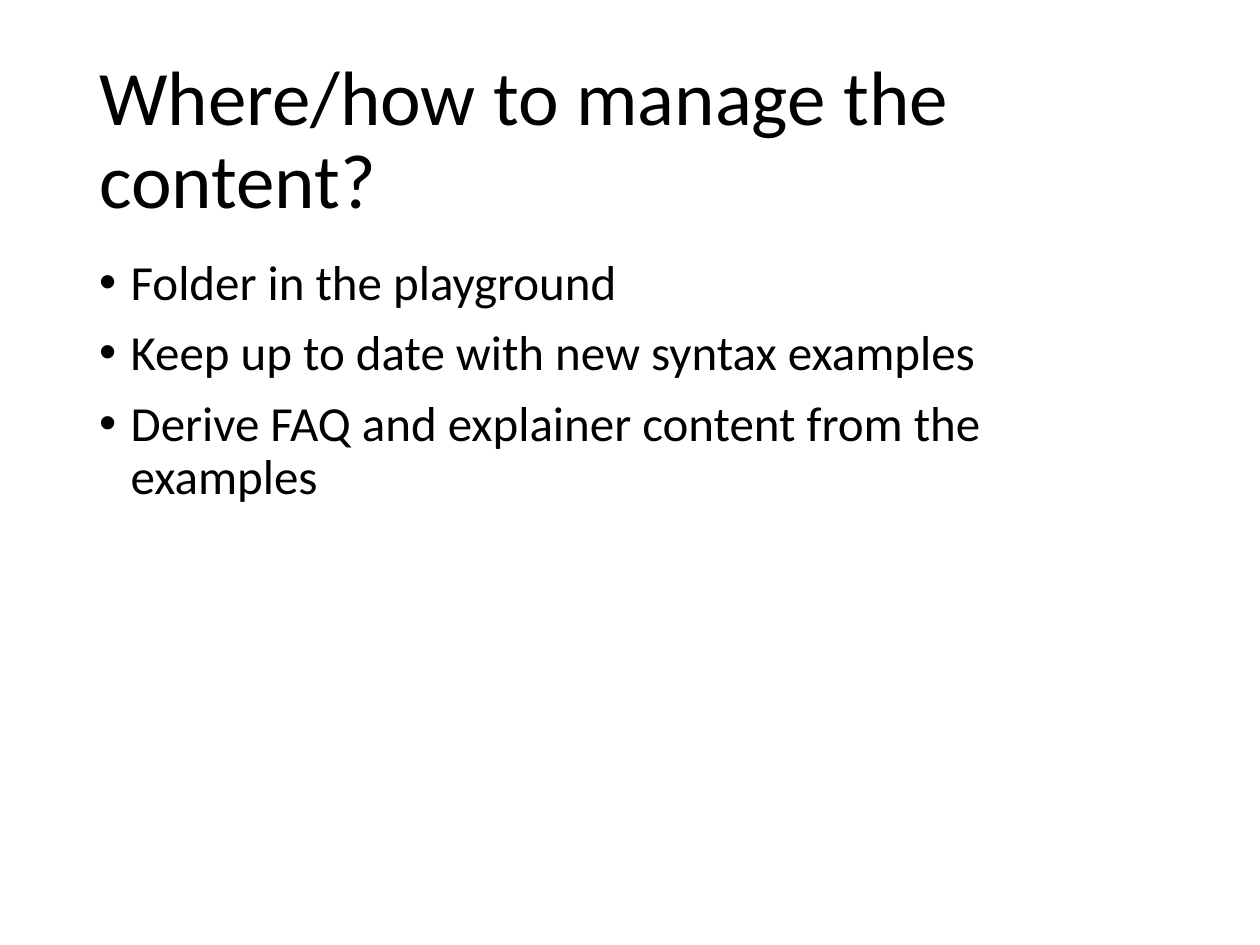
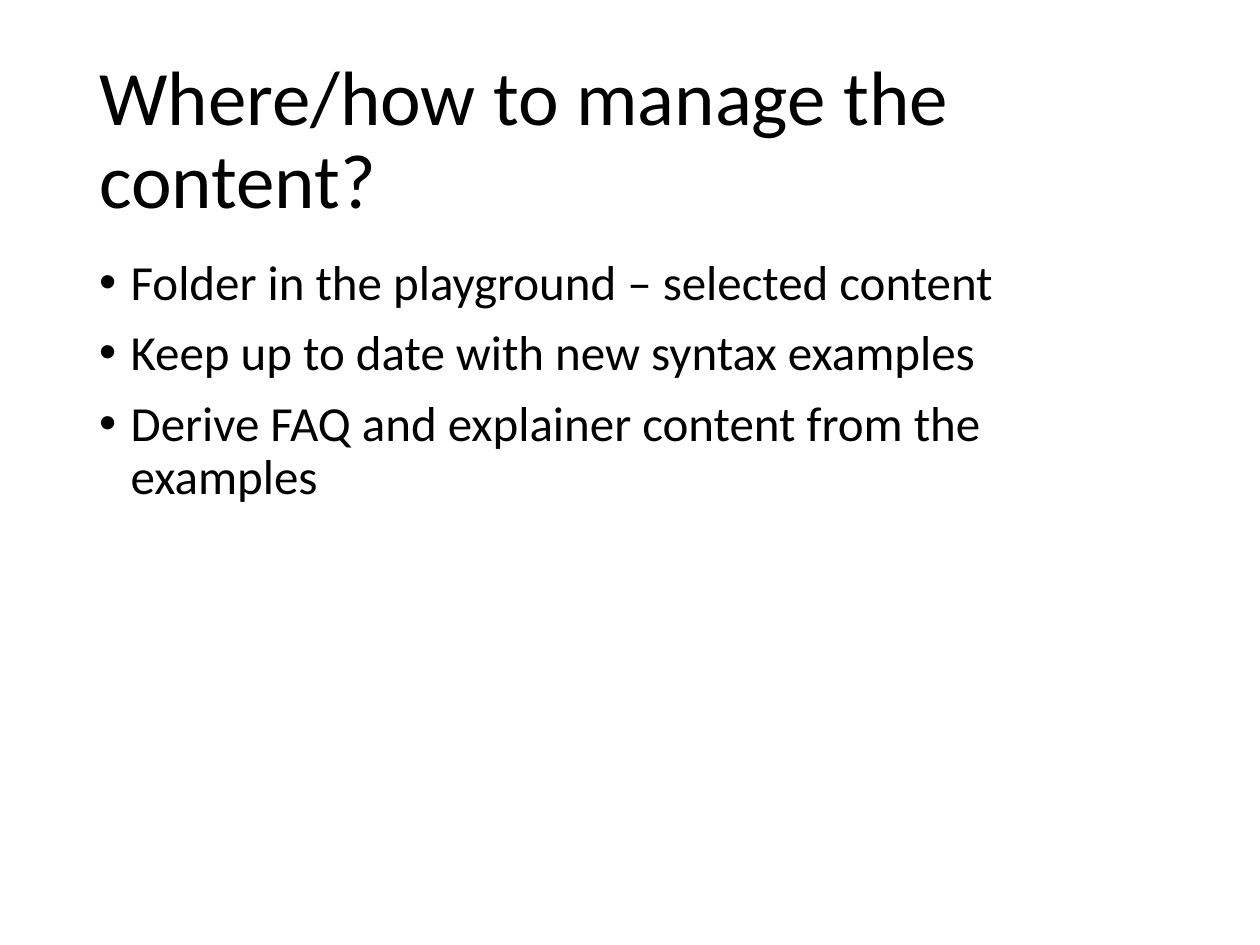
Before and after one commit to one-data-model/Conference2020, a slide deck: slide 4 of Session 10.pptx. Drawn at 1260x945 pixels with LibreOffice and Linux fonts; fonts in the diff are those of the drawing. Boxes give left, top, right and bottom in pixels: in the first picture for what was removed or moved away, otherwise in the second. Text is boxed around its words. In the diff, an @@ line names an element or a change of style, - is before the commit and + after.

```diff
--- a/Session 10.pptx
+++ b/Session 10.pptx
@@ text at (131, 266, 992, 309): text changed @@
-• Folder in the playground
+• Folder in the playground – selected content
```
Also in this commit, not shown: 2 other slides changed, 12 other files.
